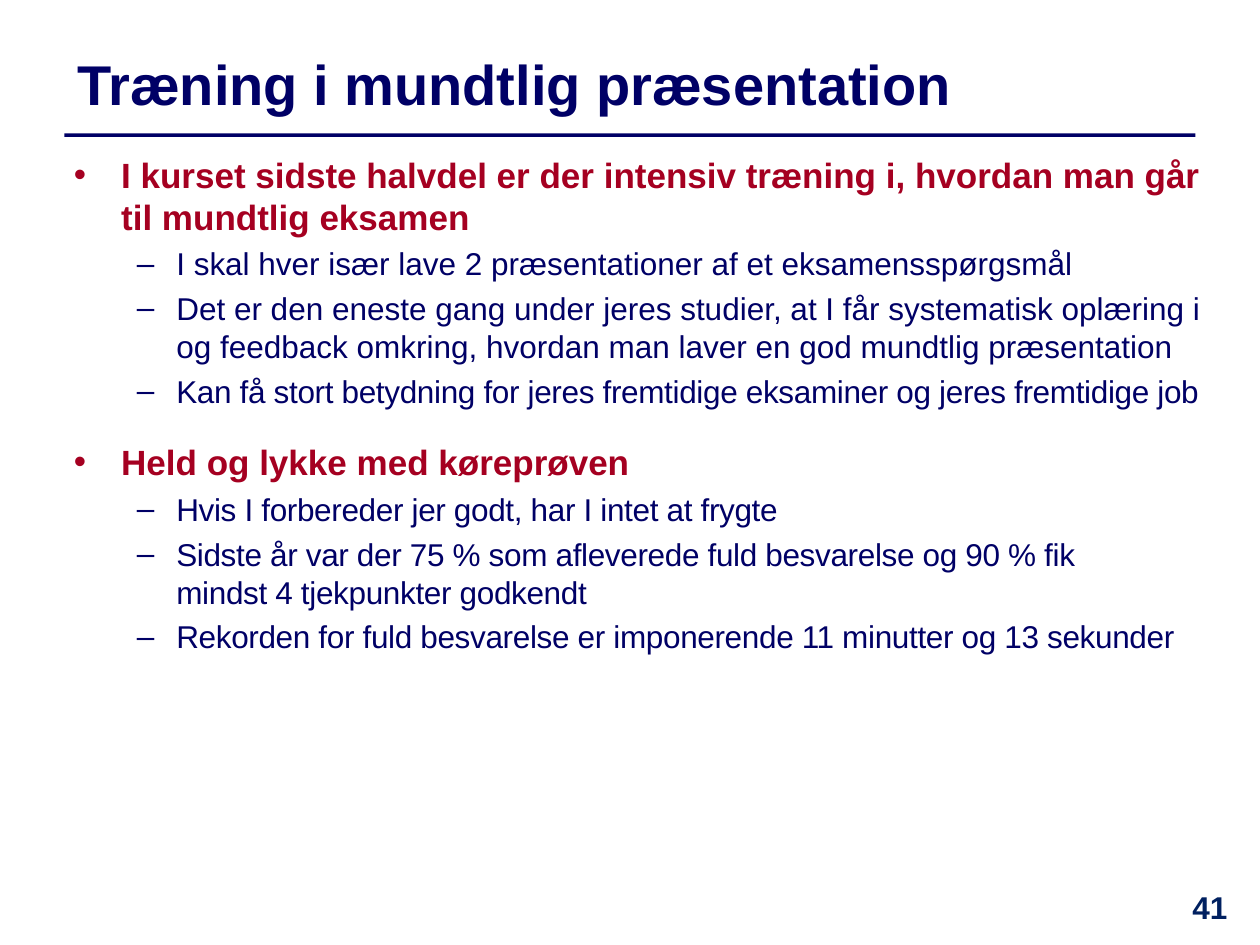
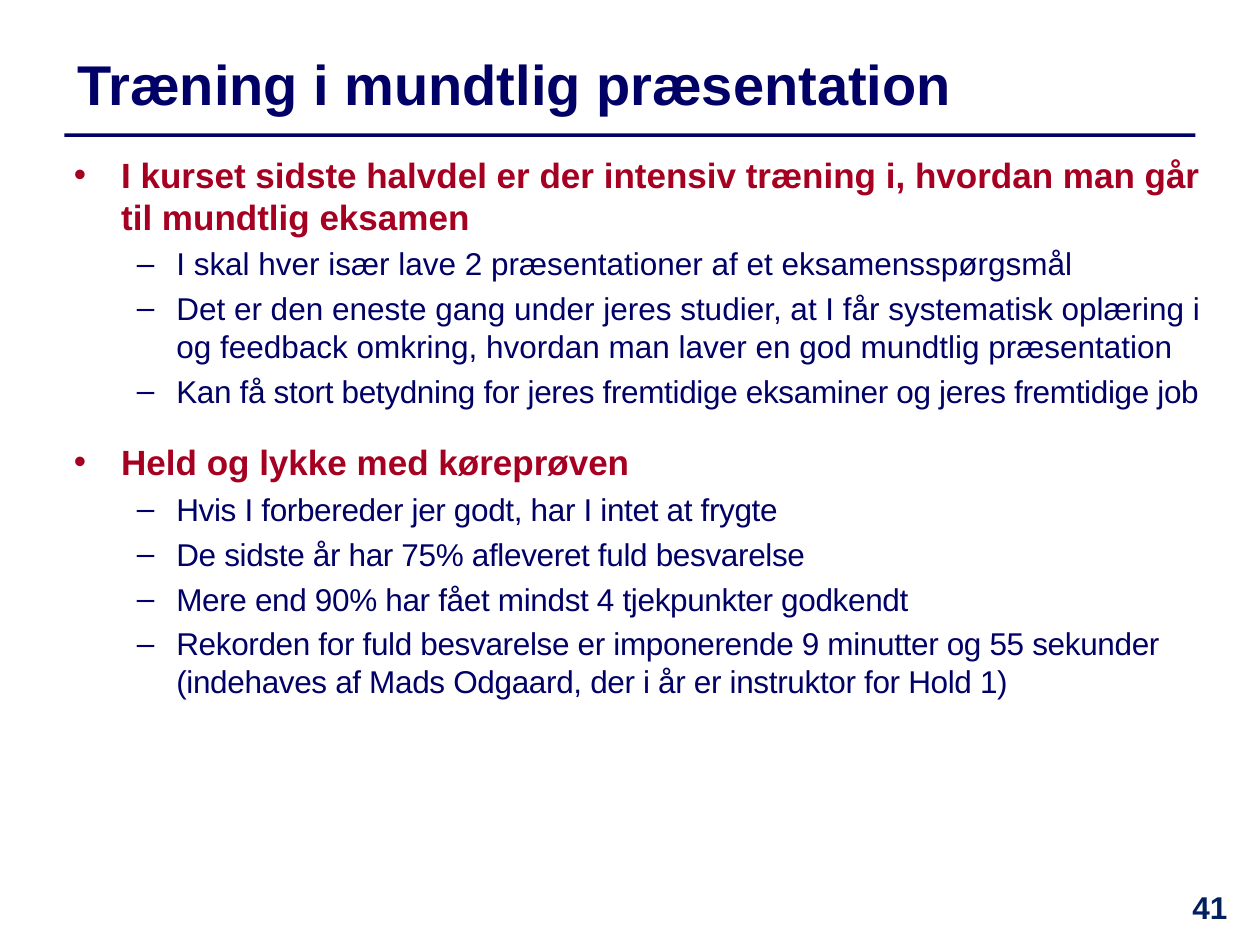
Before and after one commit to IntProgAU/Materiale, a slide deck: slide 41 of web/e23/uge_5b/Slides-Uge5-Torsdag.pptx. Drawn at 1260x945 pixels with LibreOffice and Linux fonts; fonts in the diff are those of the drawing. Boxes give left, top, right and bottom in pixels: in the first picture for what was removed or moved away, otherwise in the second. Text is boxed around its words. In the diff, an @@ line names an element or a change of style, - is before the commit and + after.

```diff
--- a/web/e23/uge_5b/Slides-Uge5-Torsdag.pptx
+++ b/web/e23/uge_5b/Slides-Uge5-Torsdag.pptx
@@ text at [176,541,1159,699]: text changed @@
-  – Sidste år var der 75 % som afleverede fuld besvarelse og 90 % fik
-    mindst 4 tjekpunkter godkendt
-  – Rekorden for fuld besvarelse er imponerende 11 minutter og 13 sekunder
+  – De sidste år har 75% afleveret fuld besvarelse
+  – Mere end 90% har fået mindst 4 tjekpunkter godkendt
+  – Rekorden for fuld besvarelse er imponerende 9 minutter og 55 sekunder (indehaves af Mads Odgaard, der i år er instruktor for Hold 1)
```
Also in this commit, not shown: 10 other slides changed, 1 other file.
